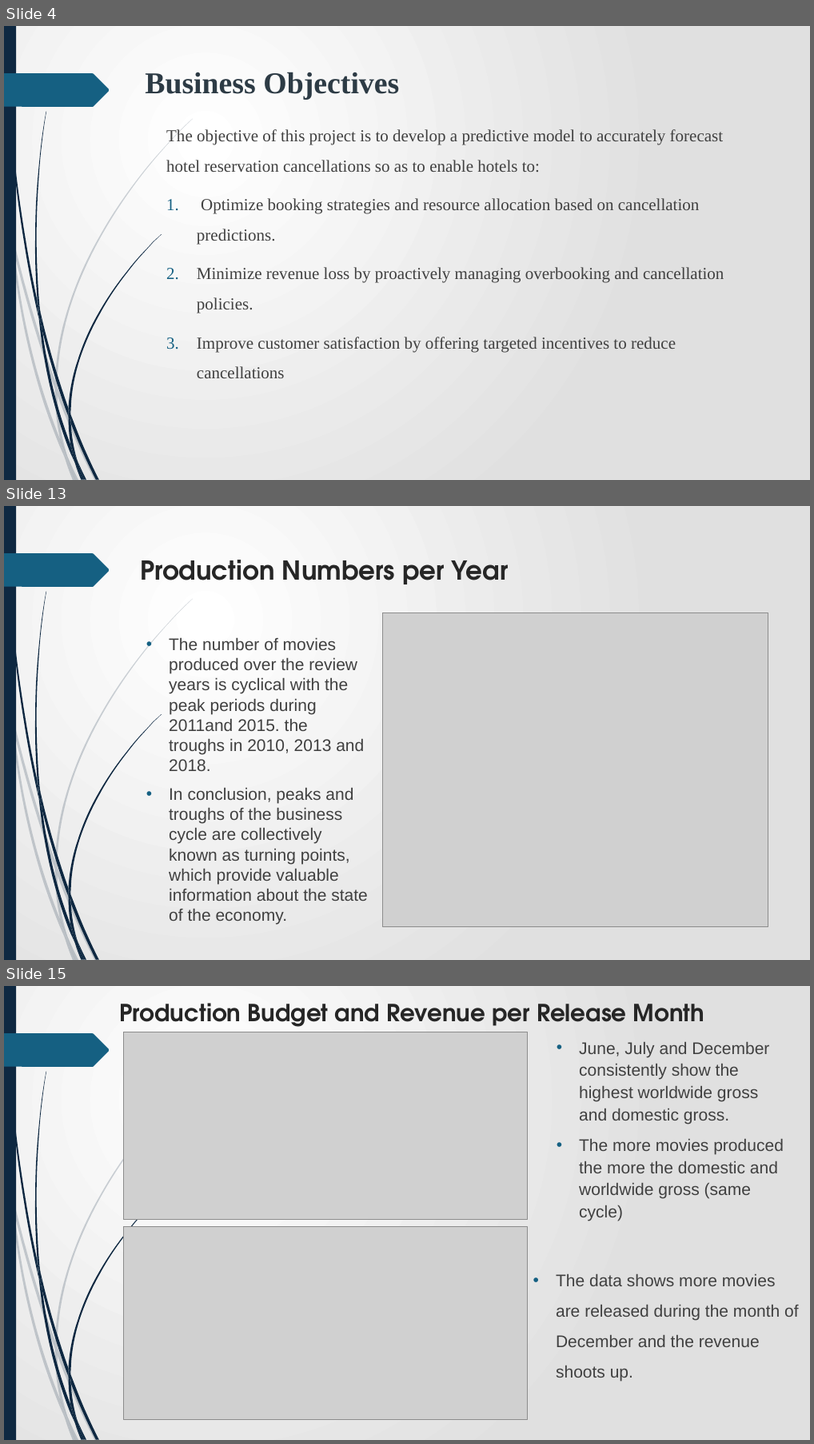
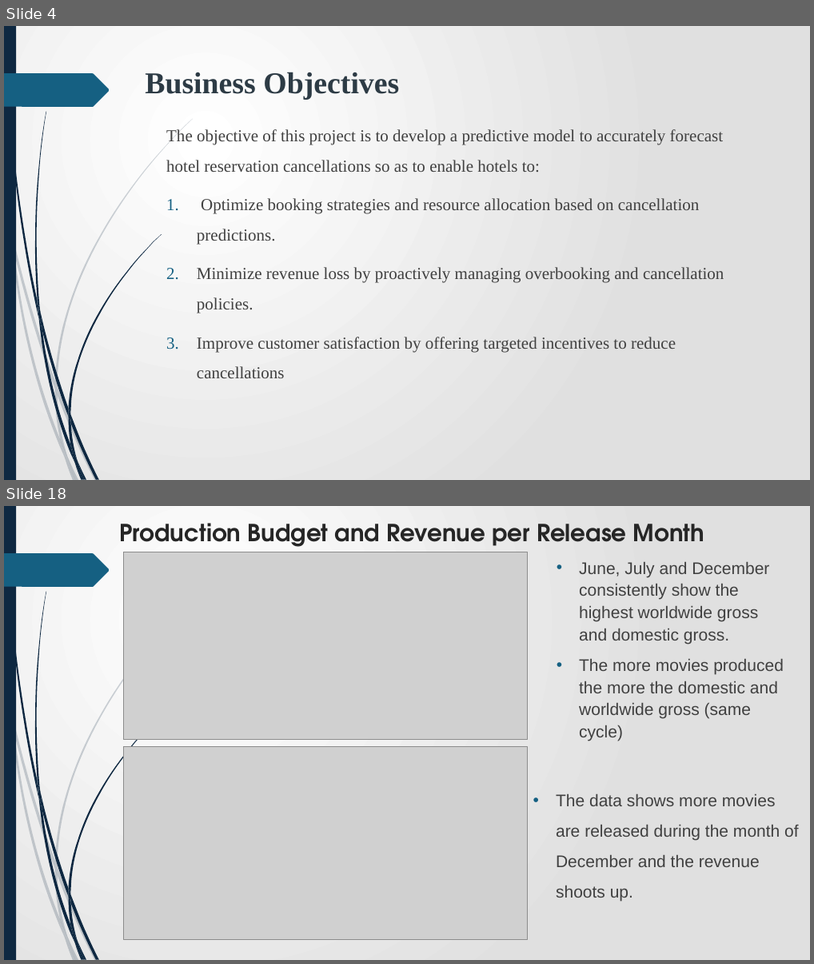
Before and after one commit to James-tech4/JAMES-PHASE-3-DSPT-8-PROJECT, a slide deck: Presentation.pptx. Shown one above the other, each under a label of ours: slides 4, 13 and 15 before the commit, slides 4 and 18 after it; the slides between them are not shown. The pictures are 814x1444 and 814x964 pixels, drawn with LibreOffice and Linux fonts; fonts in the diff are those of the drawing; grey boxes stand for pictures. Boxes give left, top, right and bottom in pixels: in the first picture for what was removed or moved away, otherwise in the second. Text is boxed around its words. In the diff, an @@ line names an element or a change of style, - is before the commit and + after.

```diff
--- a/Presentation.pptx
+++ b/Presentation.pptx
@@ slide 13 removed at bbox=[4, 506, 810, 960], background gradient #FFFFFF to #E1E1E1; not listed: 24 template elements that a slide beside it also shows @@
@@ title removed at bbox=[140, 560, 509, 584] @@
-Production Numbers per Year
@@ picture removed at bbox=[383, 612, 770, 927] @@
@@ text removed at bbox=[169, 637, 368, 900] @@
-• The number of movies produced over the review years is cyclical with the peak periods during 2011and 2015. the troughs in 2010, 2013 and 2018.
-• In conclusion, peaks and troughs of the business cycle are collectively known as turning points, which provide valuable information about the state of the economy.
@@ what was slide 15 is now slide 18 @@
```
Also in this commit, not shown: 8 slides changed, 6 slides added, 2 other slides removed, 2 other files.
